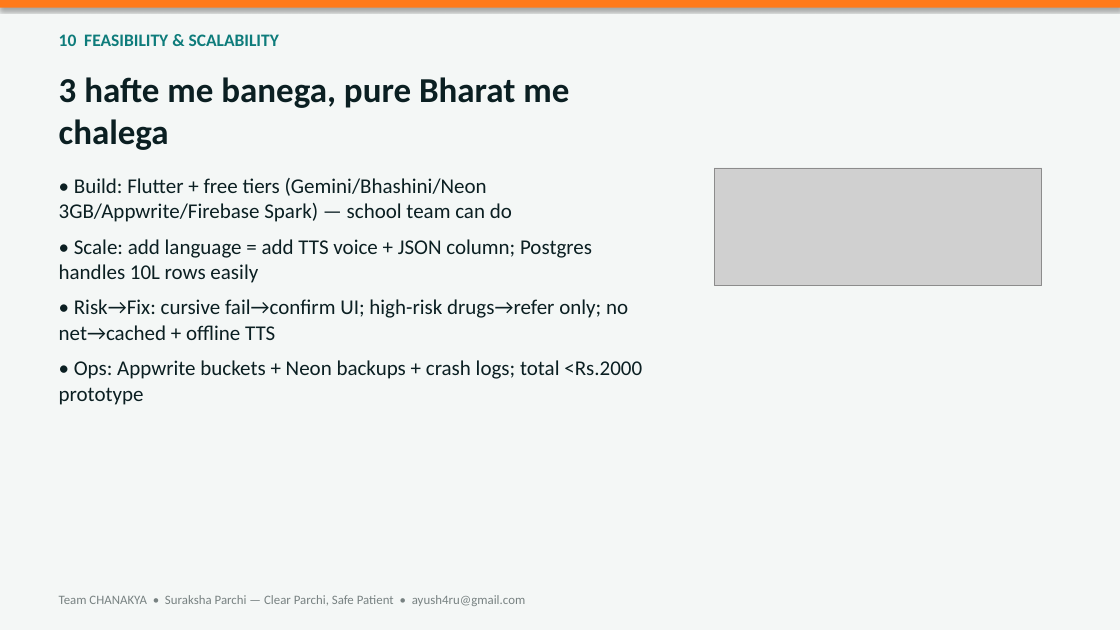
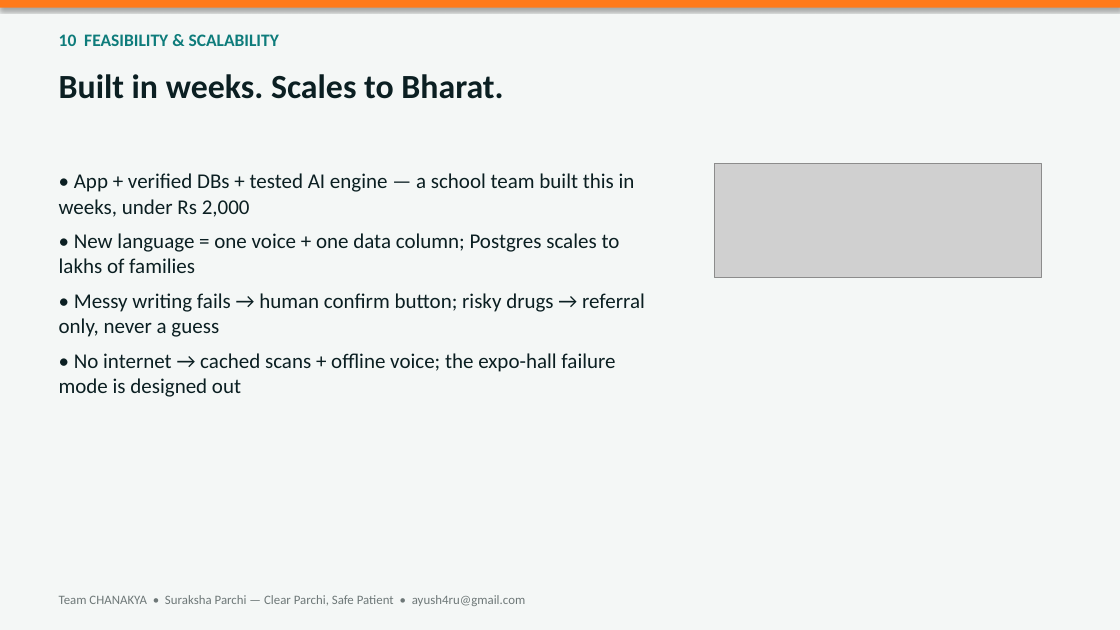
Before and after one commit to Sentinal-Corporations/suraksha-sharthi, a slide deck: slide 10 of ppt/CHANAKYA_SurakshaParchi.pptx. Drawn at 1120x630 pixels with LibreOffice and Linux fonts; fonts in the diff are those of the drawing; grey boxes stand for pictures. Boxes give left, top, right and bottom in pixels: in the first picture for what was removed or moved away, otherwise in the second. Text is boxed around its words. In the diff, an @@ line names an element or a change of style, - is before the commit and + after.

```diff
--- a/ppt/CHANAKYA_SurakshaParchi.pptx
+++ b/ppt/CHANAKYA_SurakshaParchi.pptx
@@ text at <box>59,74,503,99</box>: text changed; size 30 to 29 pt @@
-3 hafte me banega, pure Bharat me chalega
+Built in weeks. Scales to Bharat.
@@ text at <box>59,173,645,397</box>: text changed @@
-• Build: Flutter + free tiers (Gemini/Bhashini/Neon 3GB/Appwrite/Firebase Spark) — school team can do
-• Scale: add language = add TTS voice + JSON column; Postgres handles 10L rows easily
-• Risk→Fix: cursive fail→confirm UI; high-risk drugs→refer only; no net→cached + offline TTS
-• Ops: Appwrite buckets + Neon backups + crash logs; total <Rs.2000 prototype
+• App + verified DBs + tested AI engine — a school team built this in weeks, under Rs 2,000
+• New language = one voice + one data column; Postgres scales to lakhs of families
+• Messy writing fails → human confirm button; risky drugs → referral only, never a guess
+• No internet → cached scans + offline voice; the expo-hall failure mode is designed out
@@ picture: place and size @@
-picture at <box>714,168,1042,286</box>
+picture at <box>714,164,1042,277</box>
```
Also in this commit, not shown: 10 other slides changed, 1 slide added, 1 slide removed, 2 other files.
